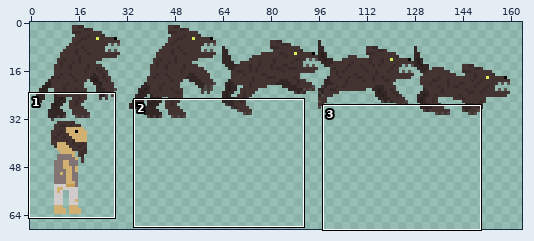
A sprite sheet gets an edit: android/assets/spritesheet.png. Above, an overview of the earlier version with the close-up marked.
Close-up. Before:
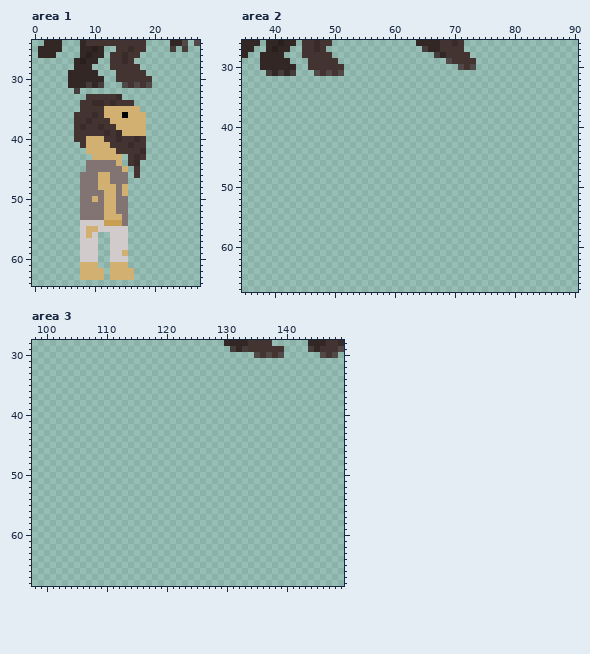
The file is 256x256 pixels. Shown: area 1: x 0..27, y 24..64; area 2: x 35..90, y 26..67; area 3: x 98..149, y 28..68. The wide view leaves out empty margins.
Now the later version:
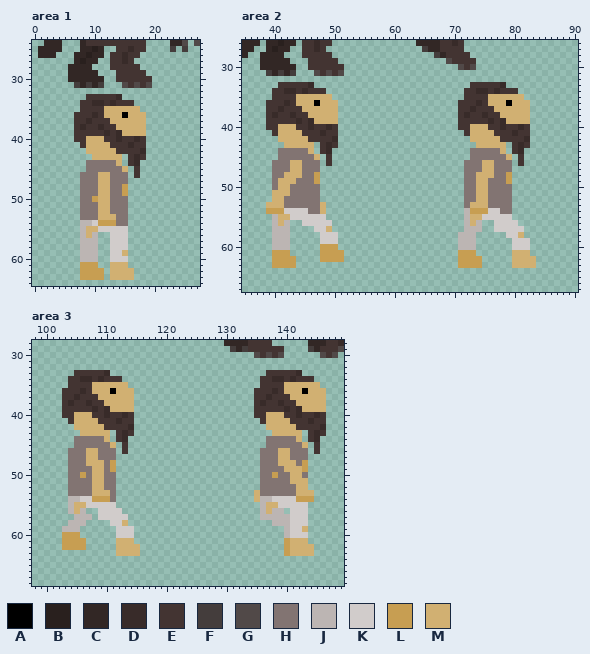
Palette (. is transparent): A #000000  B #29201e  C #322725  D #382b29  E #433432  F #443d3c  G #514948  H #827472  J #bcb5b3  K #d1cccb  L #c79e52  M #d1b072
Difference:
Changed rows in their new state; - is an unchanged pixel.
Area 1:
first column x 6:
26 -C
28 C-
31 .F
32 -.
first column x 8:
48 -----H-L
49 ---M-H-L
50 --LM-H--
51 ---M-H--
52 ---M-H--
53 ---M--H-
54 JJ-L--H-
55 J-------
56 J-J-----
57 JJJ-----
58 JJJ-----
59 JJJ-----
60 JJJ-----
61 LLL-----
62 LLLL----
63 LLLL----
Area 2:
first column x 39:
33 --EEEEED--------------------------EEEEED-----
34 -EEDDEDEEE-----------------------EEDDEDEEE---
35 -EEEEMMMMMM----------------------EEEEMMMMMM--
36 EEEDEMMMAMMM--------------------EEEDEMMMAMMM-
37 EEDEEEMMMMMM--------------------EEDEEEMMMMMM-
38 EDEEDEEMMMMM--------------------EDEEDEEMMMMM-
39 EEEEEDEDMMMM--------------------EEEEEDEDMMMM-
40 EEMMMEEDEEDE--------------------EEMMMEEDEEDE-
41 -EMMMMEEEDEE---------------------EMMMMEEEDEE-
42 --MMMMMEEEED----------------------MMMMMEEEED-
43 ---MMMMM-EDE-----------------------MMMMM-EDE-
44 --HHHHHM-ED-----------------------HHHHHM-ED--
45 --HHHHHHM-E-----------------------HHHHHHM-E--
46 -HHHMMHHH-E----------------------HHHMMHHH-E--
47 -HHHMMHHH------------------------HHHMMHHH----
48 -HHMMMHHL------------------------HHMMMHHL----
49 -HMMMHHHL------------------------HHMMHHHL----
50 -HMMHHHHH------------------------HHMMHHHH----
51 -MMMHHHHH------------------------HHMMHHHH----
52 -MMHHHHHH------------------------HHMMHHHH----
53 MMMHHHHHHM-----------------------HMMMHHHH----
54 LLLKKKKHHM-----------------------JLLLKKHH----
55 -JMMKKKKKK-----------------------JMMKKKKK----
56 -JMJ--KKKKK----------------------JMJ--KKKK---
57 -JJJ----KKM----------------------JJJ--KKKKK--
58 -JJJ-----KKK--------------------JJJ-----KKM--
59 -JJJ-----KKK--------------------JJJ------KKK-
60 -JJJ-----LLL--------------------JJJ------KKK-
61 -LLL-----LLLL-------------------LLL------MMM-
62 -LLLL----LLLL-------------------LLLL-----MMMM
63 -LLLL---------------------------LLLL-----MMMM
Area 3:
first column x 103:
33 --EEEEED--------------------------EEEEED----
34 -EEDDEDEEE-----------------------EEDDEDEEE--
35 -EEEEMMMMMM----------------------EEEEMMMMMM-
36 EEEDEMMMAMMM--------------------EEEDEMMMAMMM
37 EEDEEEMMMMMM--------------------EEDEEEMMMMMM
38 EDEEDEEMMMMM--------------------EDEEDEEMMMMM
39 EEEEEDEDMMMM--------------------EEEEEDEDMMMM
40 EEMMMEEDEEDE--------------------EEMMMEEDEEDE
41 -EMMMMEEEDEE---------------------EMMMMEEEDEE
42 --MMMMMEEEED----------------------MMMMMEEEED
43 ---MMMMM-EDE-----------------------MMMMM-EDE
44 --HHHHHM-ED-----------------------HHHHHM-ED-
45 --HHHHHHM-E-----------------------HHHHHHM-E-
46 -HHHMMHHH-E----------------------HHHMMHHH-E-
47 -HHHMMHHH------------------------HHHMMHHH---
48 -HHHMMMHL------------------------HHHMMMHL---
49 -HHHHMMHL------------------------HHHHMMML---
50 -HHLHMMHH------------------------HHLHHMMH---
51 -HHHHMMHH------------------------HHHHHMMM---
52 -HHHHMMHH------------------------HHHHHHMM---
53 -HHHHMMMH-----------------------MHHHHHHMMM--
54 -JJKKLLLH-----------------------MJJKKKKLLL--
55 -JMMKKKKK------------------------JMMKKKKK---
56 -JMJ--KKKK-----------------------JMJJ-KKK---
57 --JJJ-KKKKK----------------------JJJJJKKK---
58 -JJJ----KKM------------------------JJJKKK---
59 JJJ------KKK-------------------------JKKM---
60 LLL------KKK-------------------------JKKK---
61 LLLL-----MMM-------------------------LMMM---
62 LLLL-----MMMM------------------------LMMMM--
63 ---------MMMM------------------------LMMMM--
Pixel boxes of the changes (left, top, right, bottom) in both close-ups:
changed: (68, 52, 80, 94)
changed: (80, 184, 128, 280)
added: (266, 82, 344, 268)
added: (458, 82, 536, 268)
added: (62, 370, 140, 556)
added: (254, 370, 326, 556)
